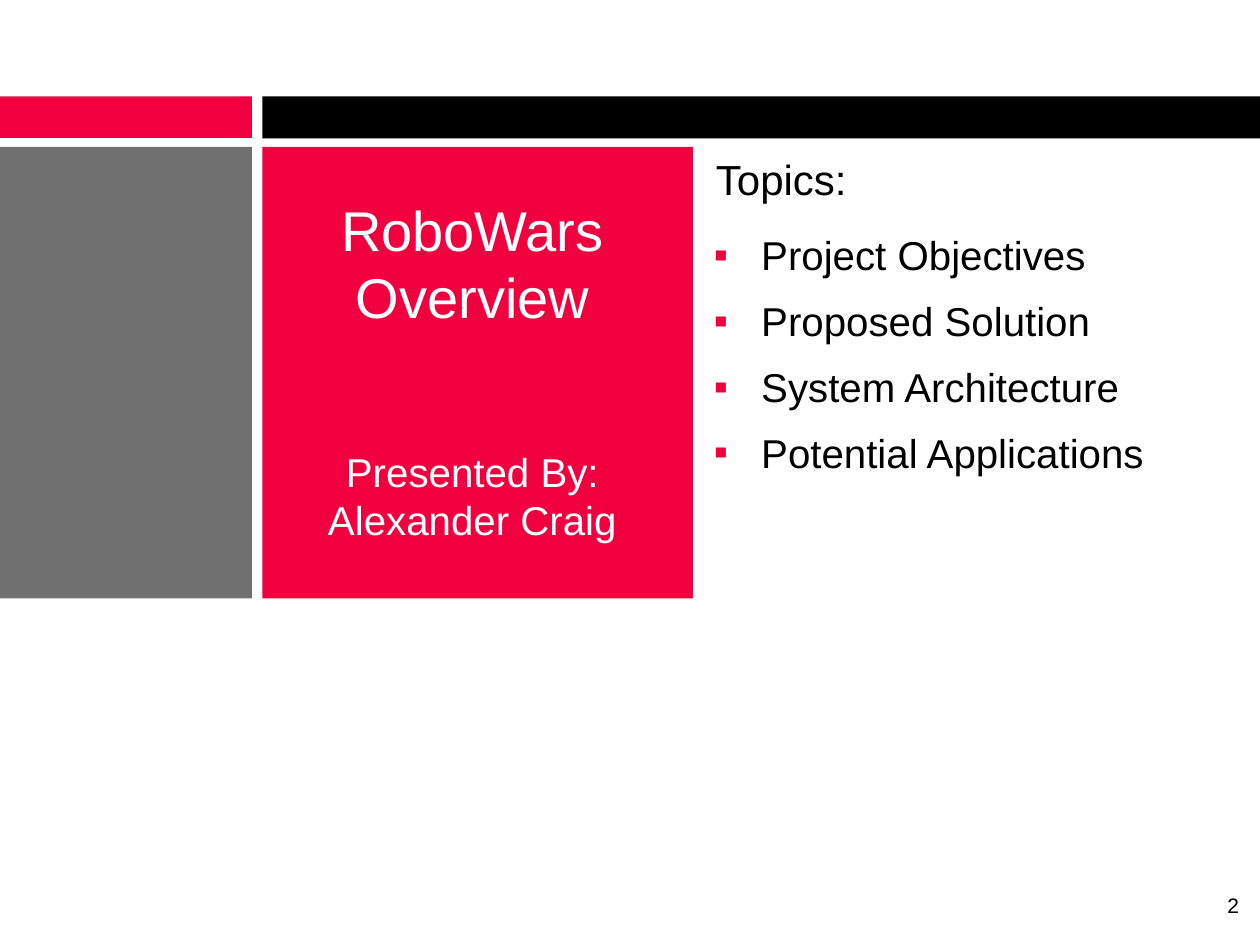
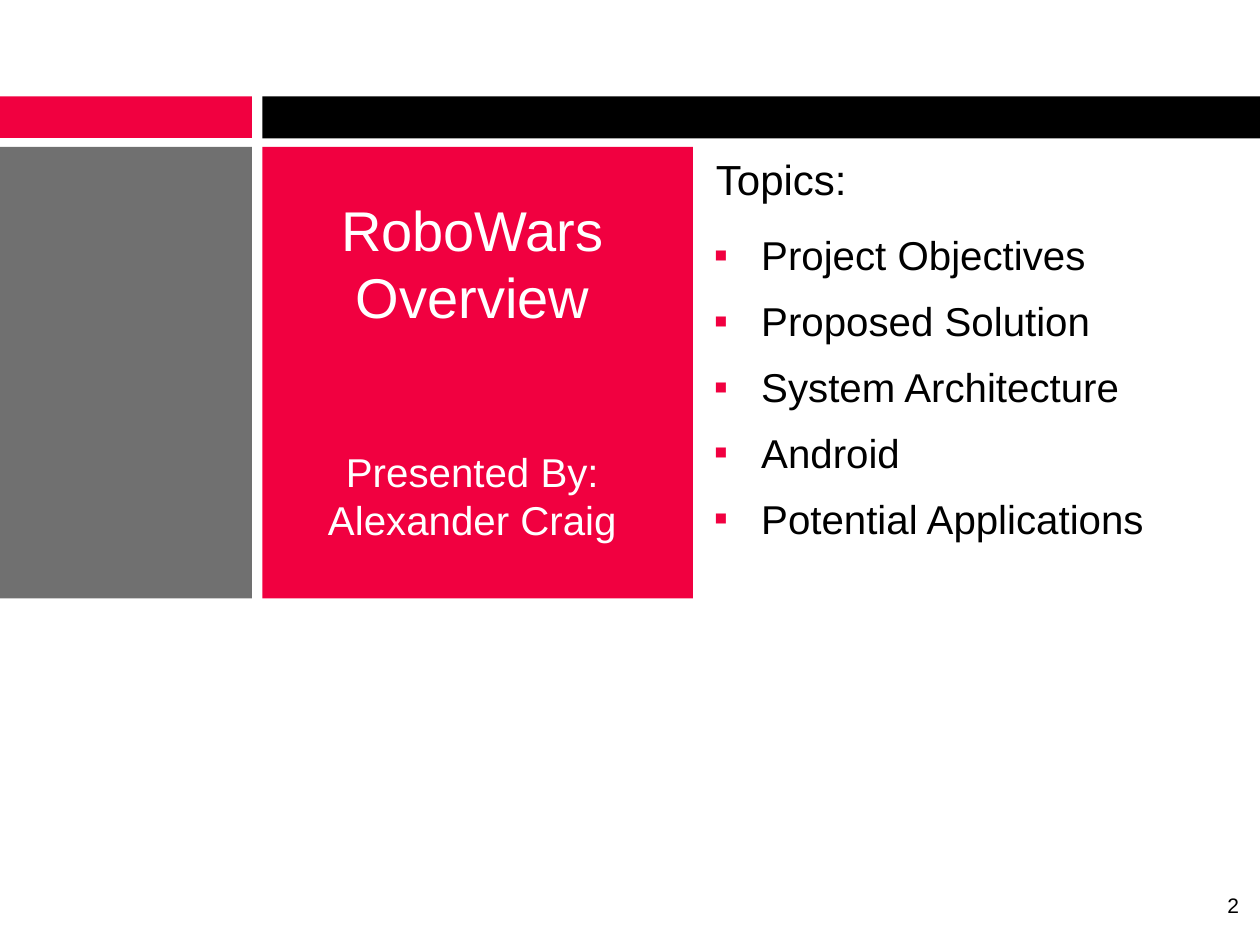
Before and after one commit to alexcraig/RoboWars, a slide deck: slide 2 of docs/presentation_slides/RoboWarsPresentation_AlexCraig.pptx. Drawn at 1260x945 pixels with LibreOffice and Linux fonts; fonts in the diff are those of the drawing; background and template pictures are left out. Boxes give left, top, right and bottom in pixels: in the first picture for what was removed or moved away, otherwise in the second. Text is boxed around its words. In the diff, an @@ line names an element or a change of style, - is before the commit and + after.

```diff
--- a/docs/presentation_slides/RoboWarsPresentation_AlexCraig.pptx
+++ b/docs/presentation_slides/RoboWarsPresentation_AlexCraig.pptx
@@ text at box(761, 439, 900, 469): paragraph added @@
+▪ Android
```
Also in this commit, not shown: 1 other slide changed, 3 slides added.
